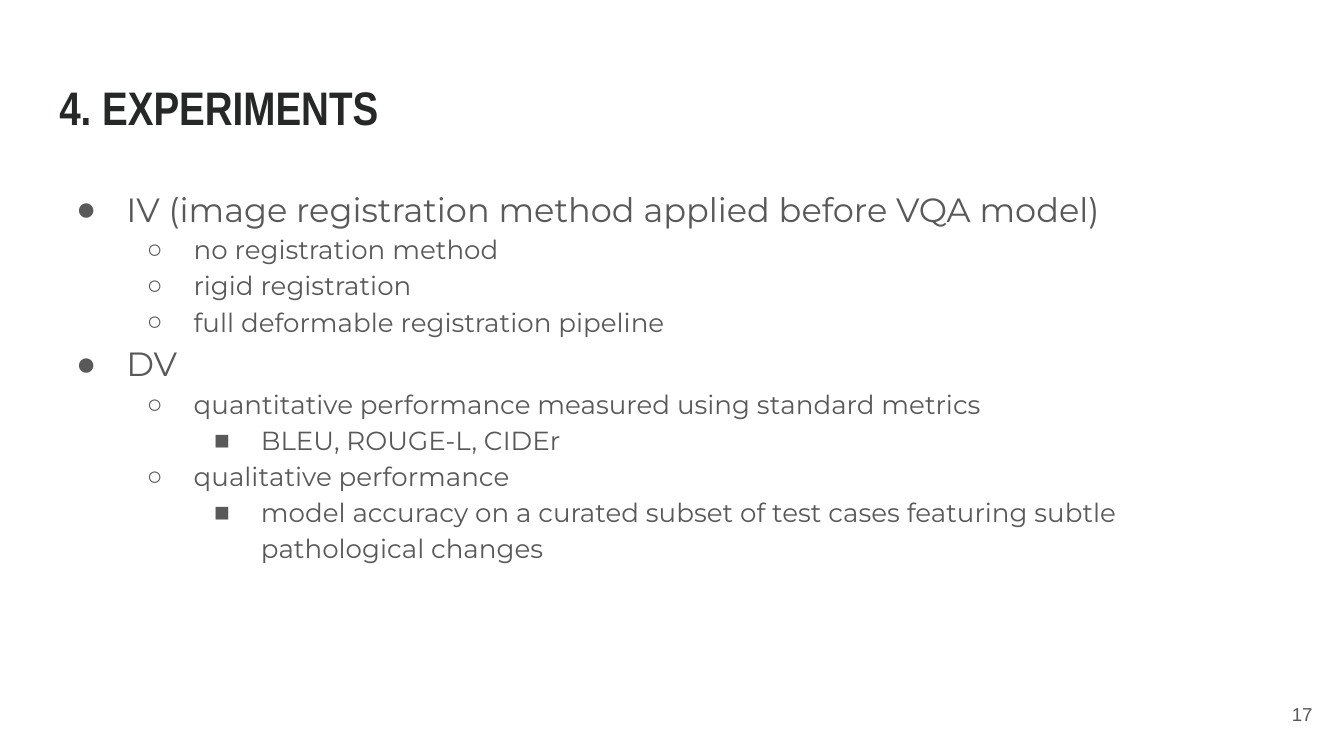
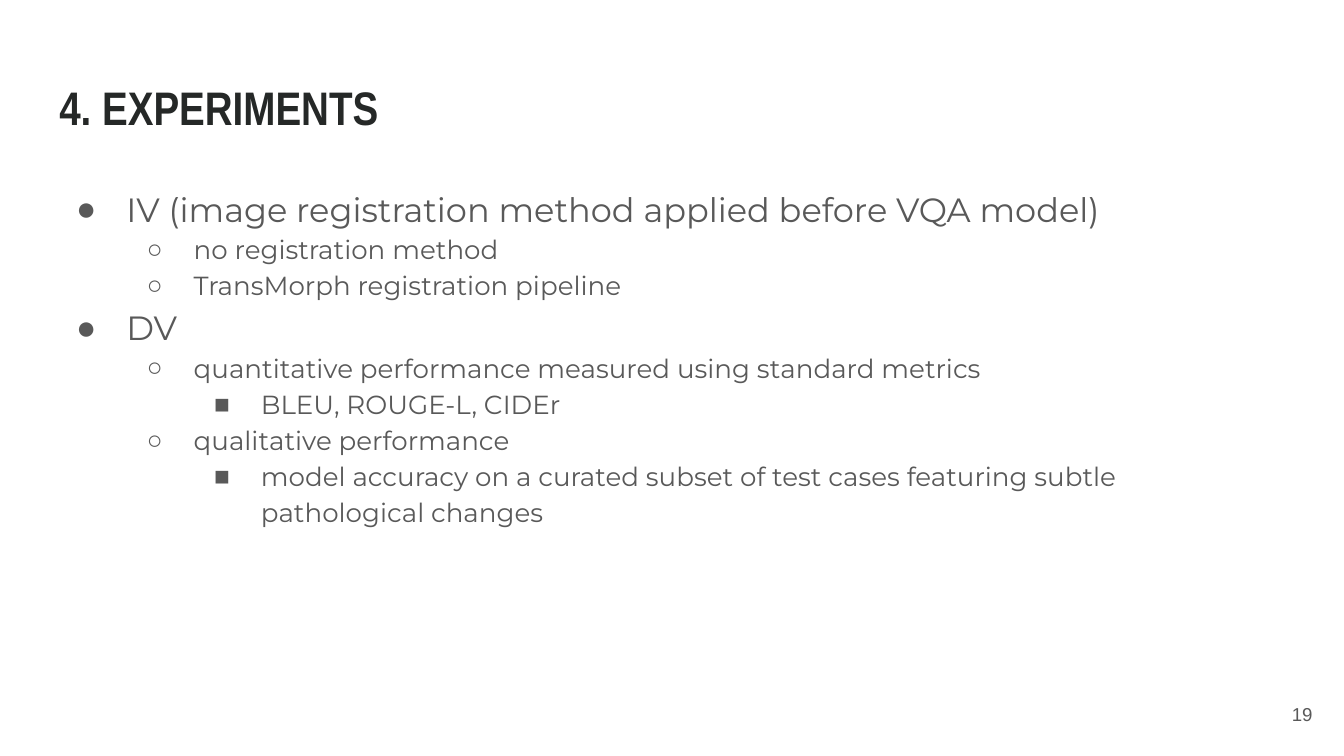
Before and after one commit to archx64/cxr-diff-vqa, a slide deck: slide 19 of st124974-Proposal.pptx (slide 17 before the commit). Drawn at 1344x756 pixels with LibreOffice and Linux fonts; fonts in the diff are those of the drawing. Boxes give left, top, right and bottom in pixels: in the first picture for what was removed or moved away, otherwise in the second. Text is boxed around its words. In the diff, an @@ line names an element or a change of style, - is before the commit and + after.

```diff
--- a/st124974-Proposal.pptx
+++ b/st124974-Proposal.pptx
@@ text at [194, 275, 621, 300]: text changed @@
-  ○ rigid registration
-  ○ full deformable registration pipeline
+  ○ TransMorph registration pipeline
@@ page number at [1292, 708, 1313, 721]: text changed @@
-17
+19
```
Also in this commit, not shown: 17 other slides changed, 12 slides added, 23 other files.
